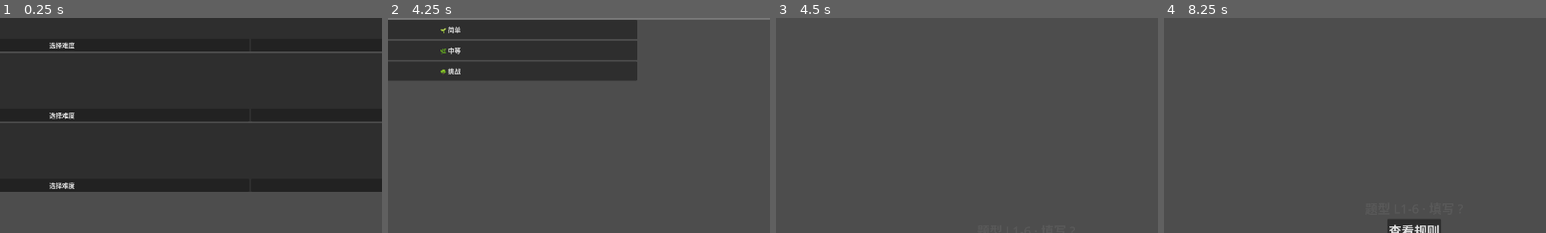
Above: before the commit, frames 1-4 (left to right).
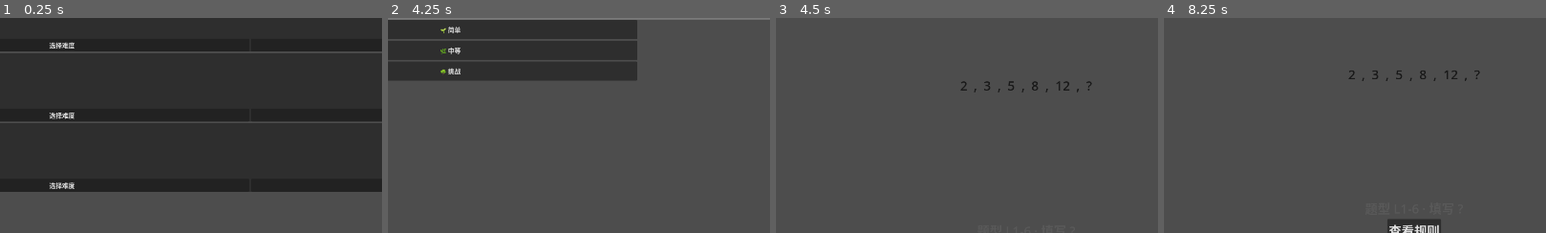
Above: after the commit, the same moments.

Repository: nimeia/math_logic
Game: Godot game, scene res://scenes/main.tscn
The game is run twice, just before and just after one commit, with the same random seed, the same clock (stepped at 60 frames per second) and the same inputs.
Inputs:
- Up to frame 1 (0.25 s): no input
- Up to frame 2 (4.25 s): click "⚙" at 0.5 s; click "选择难度" at 1.25 s; click "字体大小 2.0x" at 2 s; click "字体大小 2.5x" at 2.75 s; click "字体大小 1.5x" at 3.5 s
- Up to frame 3 (4.5 s): click "🌱 简单" at 4.25 s
- Up to frame 4 (8.25 s): click "14" at 5 s; click "查看规则" at 5.75 s; click "19" at 6.5 s; click "18" at 7.25 s; click "17" at 8 s
The pictures show only the part of the screen within x 17-67%, y 27-77%; the shares and areas given below are measured in that part.

Frames 1-2 are identical in both runs. In frame 3, 0.2% of the frame differs, in the area x 48-83%, y 29-35%; in frame 4, 0.2%.

Commit message:
Fix SequenceLabel visibility in number game screens

Diff:
--- a/ui/big_screen/screens/ui_number_game_big.tscn
+++ b/ui/big_screen/screens/ui_number_game_big.tscn
@@ -45,7 +45,7 @@
 theme_override_colors/font_color = Color(0.101961, 0.101961, 0.101961, 1)
 vertical_alignment = 1
 horizontal_alignment = 1
-max_lines_visible = 0
+max_lines_visible = -1
 custom_minimum_size = Vector2(0, 140)
 size_flags_horizontal = 3
 size_flags_vertical = 3
--- a/ui/handheld/screens/ui_number_game_handheld.tscn
+++ b/ui/handheld/screens/ui_number_game_handheld.tscn
@@ -45,7 +45,7 @@
 theme_override_colors/font_color = Color(0.101961, 0.101961, 0.101961, 1)
 vertical_alignment = 1
 horizontal_alignment = 1
-max_lines_visible = 0
+max_lines_visible = -1
 custom_minimum_size = Vector2(0, 120)
 size_flags_horizontal = 3
 size_flags_vertical = 3
